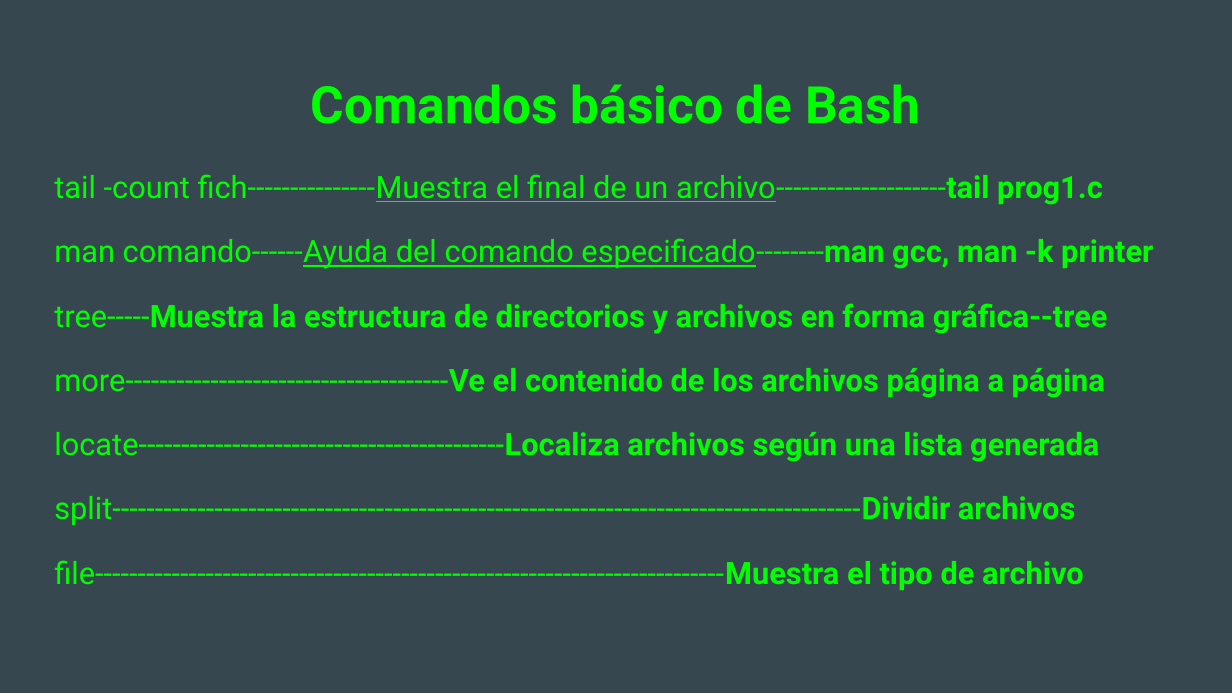
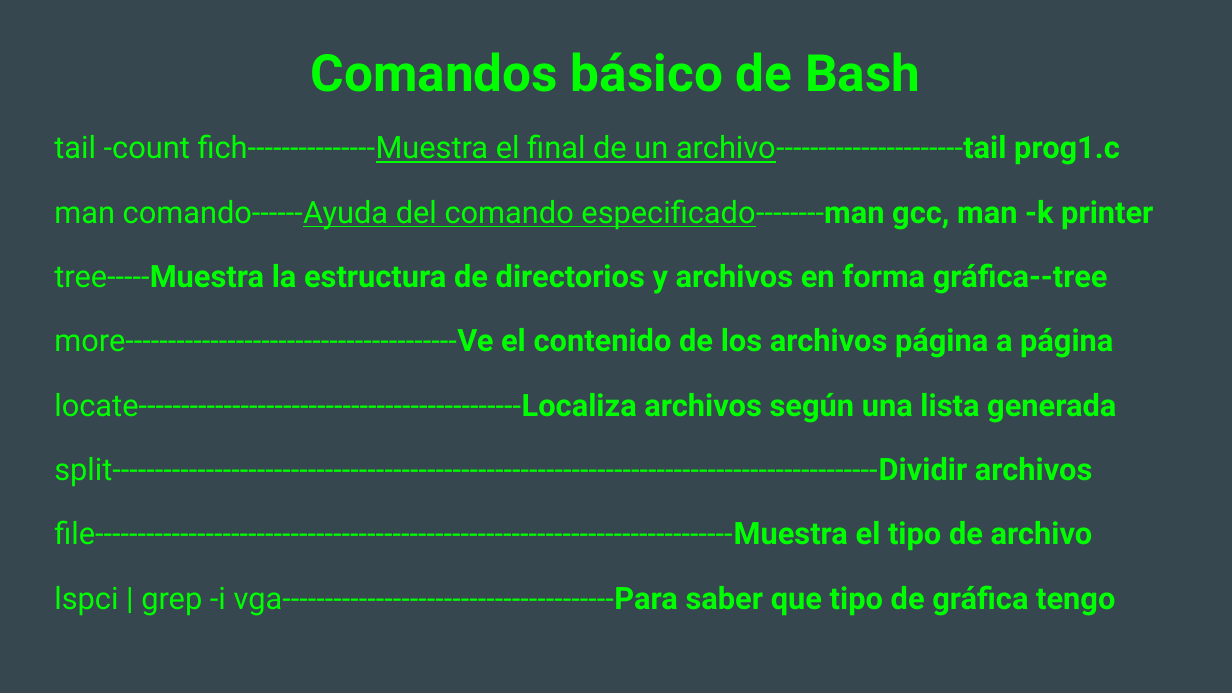
Before and after one commit to Makova/Intro_Bash, a slide deck: slide 15 of TRANSPARENCIAS/Introducción a BASH Linux.odp. Drawn at 1232x693 pixels with LibreOffice and Linux fonts; fonts in the diff are those of the drawing. Boxes give left, top, right and bottom in pixels: in the first picture for what was removed or moved away, otherwise in the second. Text is boxed around its words. In the diff, an @@ line names an element or a change of style, - is before the commit and + after.

Commit message:
añado unas comandos más

```diff
--- a/TRANSPARENCIAS/Introducción a BASH Linux.odp
+++ b/TRANSPARENCIAS/Introducción a BASH Linux.odp
@@ title "Comandos básico de Bash": place and size @@
-title "Comandos básico de Bash" at <box>311,84,920,124</box>
+title "Comandos básico de Bash" at <box>311,52,920,92</box>
@@ text "tail -count fich---------------Muestra el final ...": place and size @@
-text "tail -count fich---------------Muestra el final ..." at <box>54,174,1153,591</box>
+text "tail -count fich---------------Muestra el final ..." at <box>54,134,1153,616</box>
@@ text at <box>54,134,1120,165</box>: text changed @@
-tail -count fich---------------Muestra el final de un archivo--------------------tail prog1.c
+tail -count fich---------------Muestra el final de un archivo----------------------tail prog1.c
@@ text at <box>54,328,1116,616</box>: text changed @@
-more--------------------------------------Ve el contenido de los archivos página a página
-locate-------------------------------------------Localiza archivos según una lista generada
-split----------------------------------------------------------------------------------------Dividir archivos
-file--------------------------------------------------------------------------Muestra el tipo de archivo
+more---------------------------------------Ve el contenido de los archivos página a página
+locate---------------------------------------------Localiza archivos según una lista generada
+split------------------------------------------------------------------------------------------Dividir archivos
+file---------------------------------------------------------------------------Muestra el tipo de archivo
+lspci | grep -i vga---------------------------------------Para saber que tipo de gráfica tengo
```
Also in this commit, not shown: 1 other slide changed, 1 other file.
